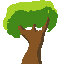
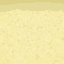
Revision of a layered 64x64 image; what changed, layer by layer:
added layer "Capa de pintura 16" above "Capa de pintura 15" over [0, 0, 64, 64]
hid "Capa de pintura 6", painted on it over [0, 0, 64, 64]
